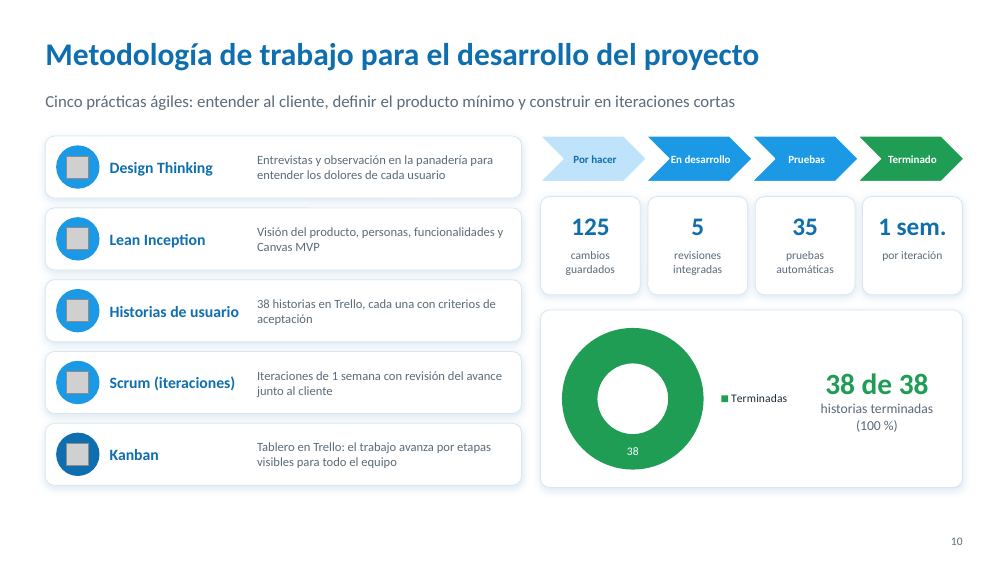
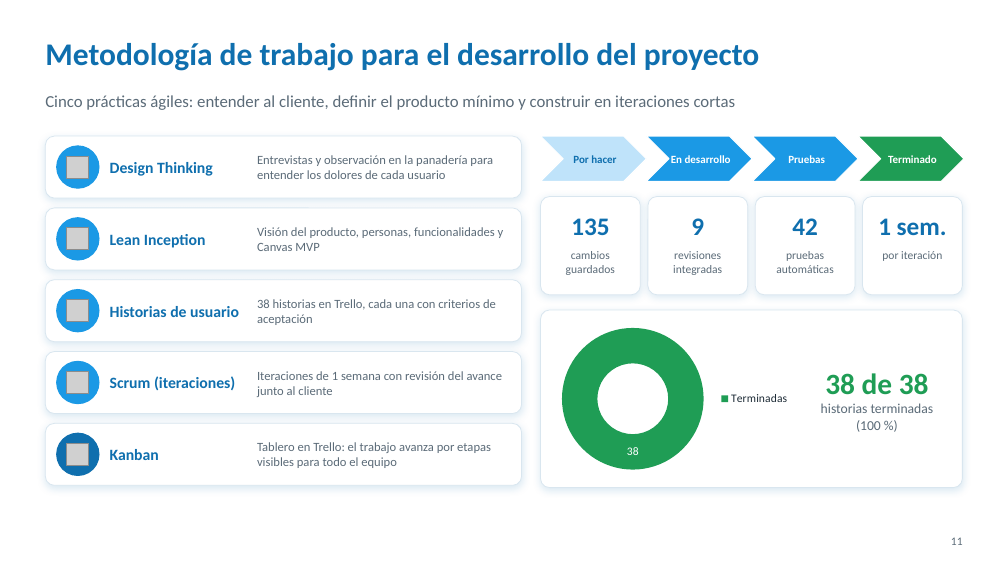
Before and after one commit to Javi3rr/proyecto-capstone, a slide deck: slide 11 of Fase 3/Evidencias Grupales/2. Presentación/Patopan_Presentacion_Final.pptx (slide 10 before the commit). Drawn at 1008x567 pixels with LibreOffice and Linux fonts; fonts in the diff are those of the drawing; grey boxes stand for pictures; background and template pictures are left out. Boxes give left, top, right and bottom in pixels: in the first picture for what was removed or moved away, otherwise in the second. Text is boxed around its words. In the diff, an @@ line names an element or a change of style, - is before the commit and + after.

```diff
--- a/Fase 3/Evidencias Grupales/2. Presentación/Patopan_Presentacion_Final.pptx
+++ b/Fase 3/Evidencias Grupales/2. Presentación/Patopan_Presentacion_Final.pptx
@@ text at [571, 218, 609, 235]: text changed @@
-125
+135
@@ text at [691, 218, 704, 235]: text changed @@
-5
+9
@@ text at [792, 218, 818, 235]: text changed @@
-35
+42
@@ page number at [951, 537, 963, 545]: text changed @@
-10
+11
```
Also in this commit, not shown: 6 other slides changed, 8 slides added, 3 slides removed.
